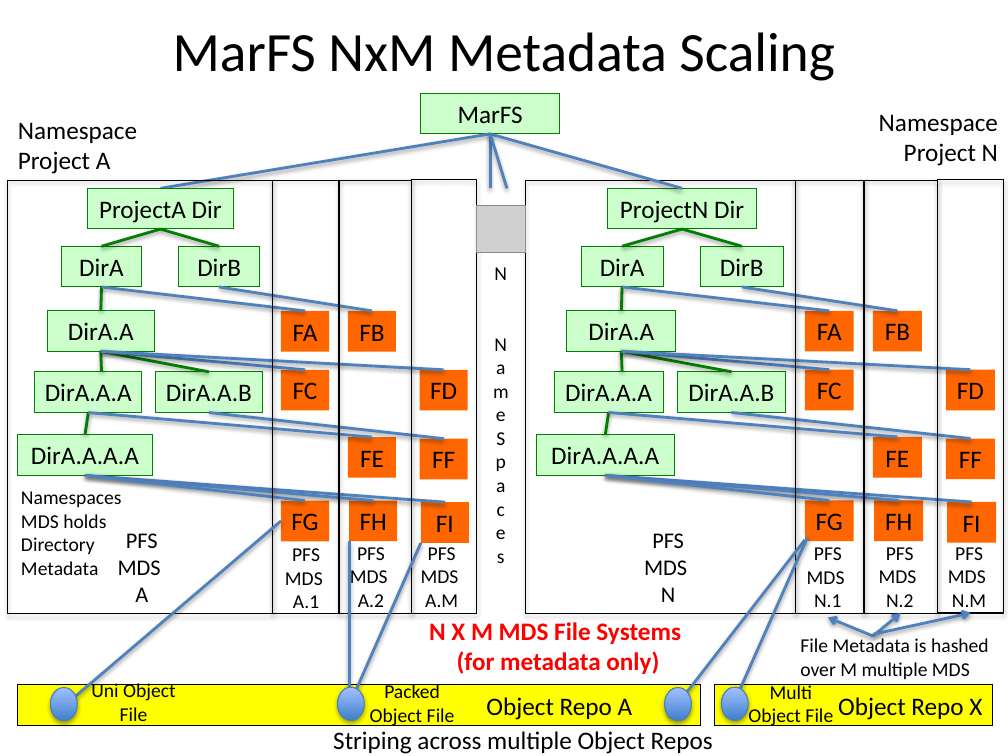
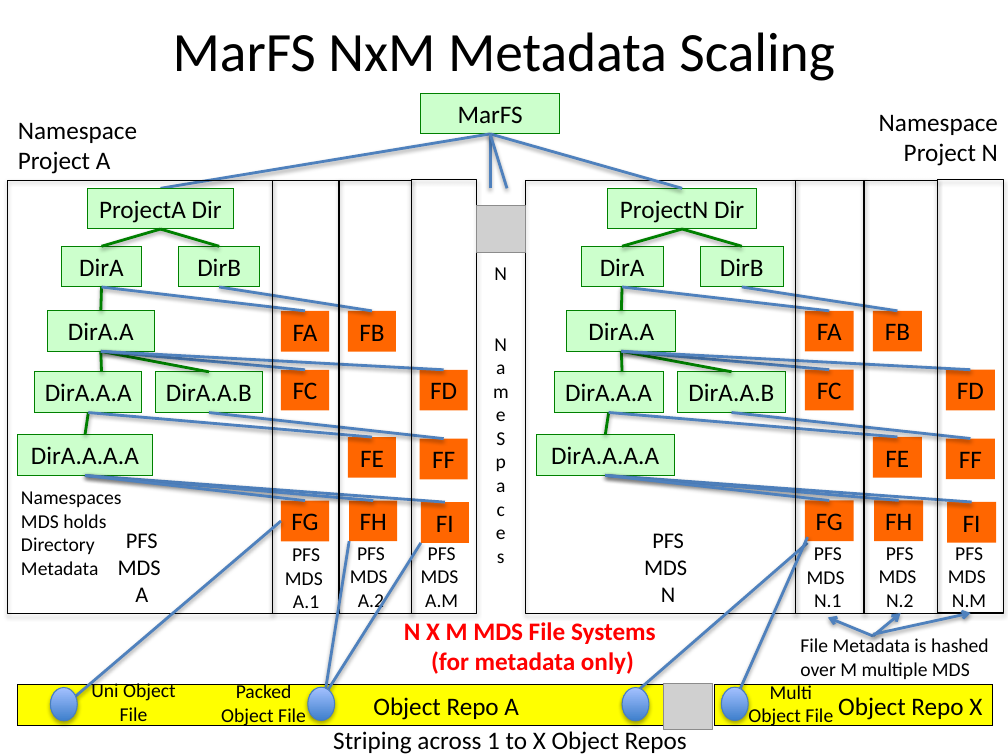
Before and after one commit to mar-file-system/marfs, a slide deck: slide 2 of Documentation/MarFS-NxM-Metadata-Scaling.pptx. Drawn at 1008x756 pixels with LibreOffice and Linux fonts; fonts in the diff are those of the drawing; grey boxes stand for pictures. Boxes give left, top, right and bottom in pixels: in the first picture for what was removed or moved away, otherwise in the second. Text is boxed around its words. In the diff, an @@ line names an element or a change of style, - is before the commit and + after.

Commit message:
Upated to clarify multiple object repos and not same numbers as MDSes.

```diff
--- a/Documentation/MarFS-NxM-Metadata-Scaling.pptx
+++ b/Documentation/MarFS-NxM-Metadata-Scaling.pptx
@@ arrow moved from (421, 543) - (348, 709) to (421, 543) - (311, 716) @@
@@ arrow moved from (349, 541) - (349, 709) to (349, 541) - (324, 704) @@
@@ arrow moved from (804, 540) - (668, 716) to (807, 543) - (622, 705) @@
@@ text "N X M MDS File ..." moved from (x1=429, y1=622, x2=681, y2=674) to (x1=404, y1=622, x2=656, y2=674) @@
@@ rectangle resized from (x1=17, y1=684, x2=701, y2=725) to (x1=17, y1=684, x2=663, y2=725) @@
@@ text "Packed Object File" moved from (x1=370, y1=682, x2=455, y2=727) to (x1=221, y1=682, x2=306, y2=727) @@
@@ ellipse moved from (x1=338, y1=687, x2=365, y2=721) to (x1=307, y1=687, x2=335, y2=721) @@
@@ text "Object Repo A" moved from (x1=486, y1=697, x2=633, y2=720) to (x1=373, y1=697, x2=519, y2=720) @@
@@ ellipse moved from (x1=664, y1=687, x2=691, y2=721) to (x1=622, y1=687, x2=649, y2=721) @@
@@ picture added at (x1=663, y1=683, x2=713, y2=730) @@
@@ text at (x1=333, y1=728, x2=687, y2=754): text changed @@
-Striping across multiple Object Repos
+Striping across 1 to X Object Repos
```
